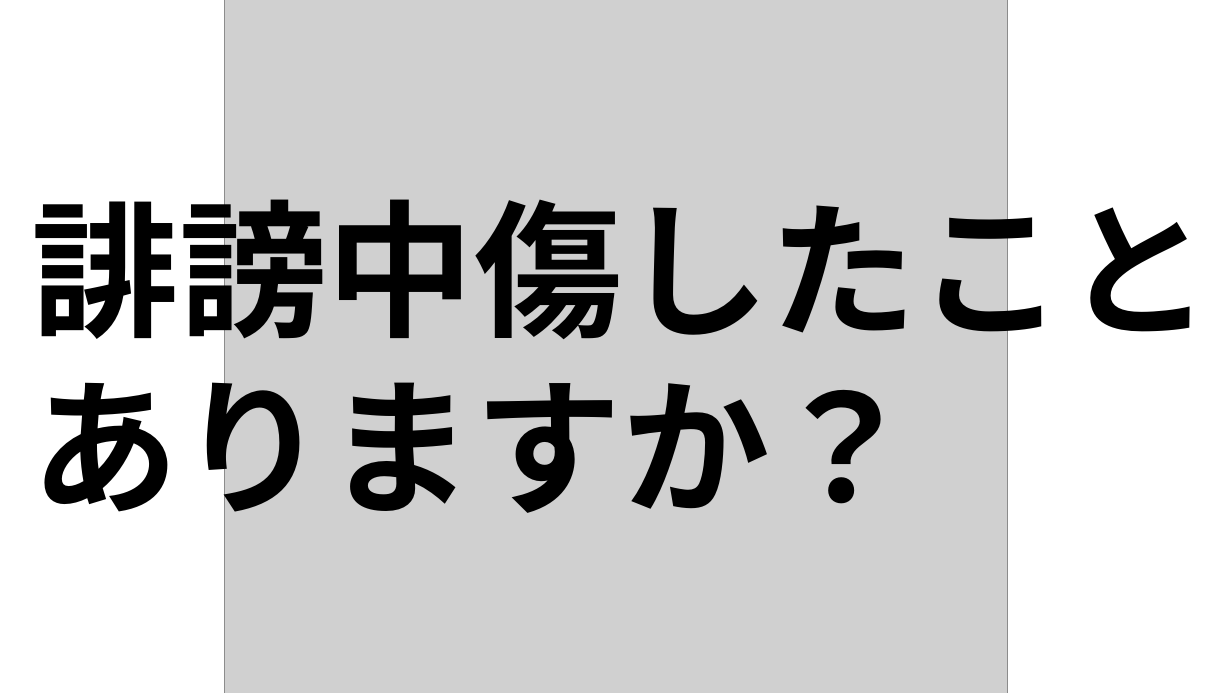
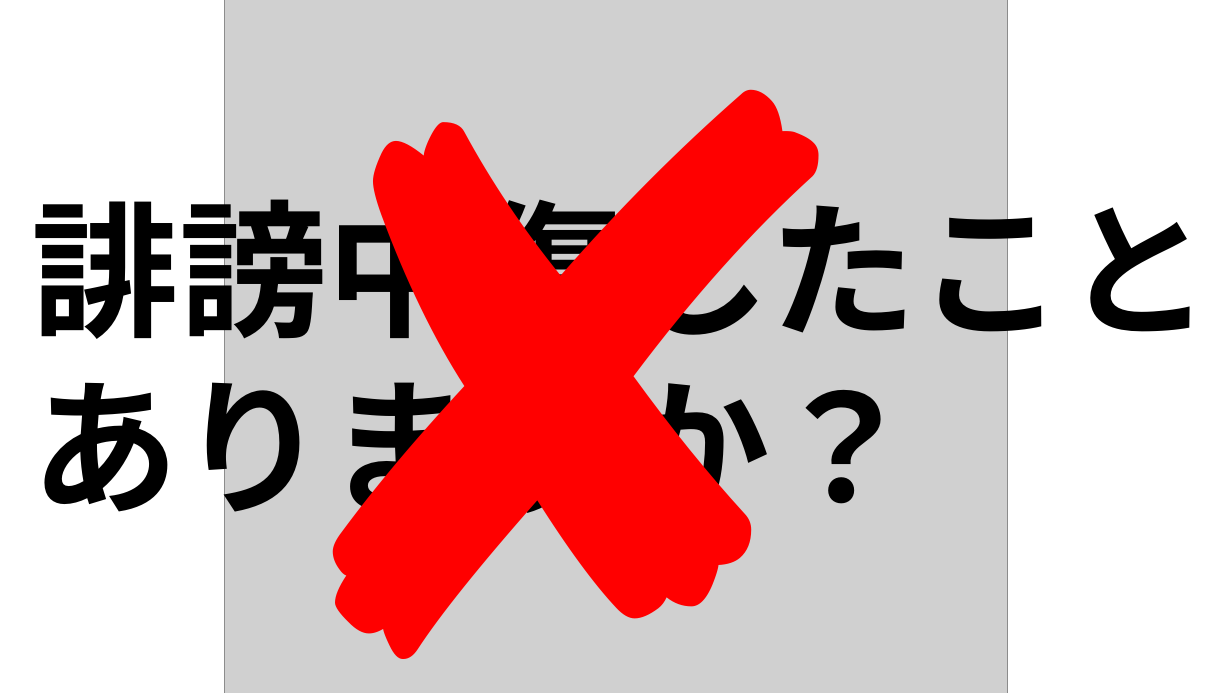
Before and after one commit to c0b23048bf/honetto, a slide deck: slide 2 of 発表資料_vol1.pptx. Drawn at 1232x693 pixels with LibreOffice and Linux fonts; fonts in the diff are those of the drawing; grey boxes stand for pictures. Boxes give left, top, right and bottom in pixels: in the first picture for what was removed or moved away, otherwise in the second. Text is boxed around its words. In the diff, an @@ line names an element or a change of style, - is before the commit and + after.

```diff
--- a/発表資料_vol1.pptx
+++ b/発表資料_vol1.pptx
@@ text added at box(229, 0, 1026, 693), 600 pt, text #FF0000 @@
+✘
```
Also in this commit, not shown: 1 other slide changed, 11 other files.
